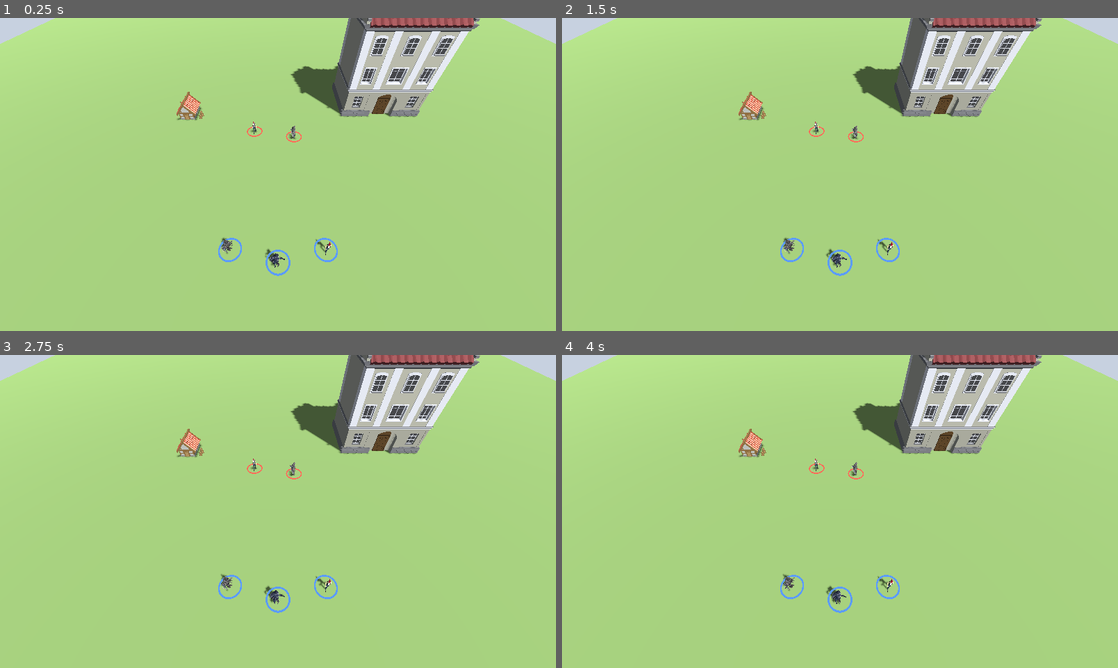
Above: before the commit, frames 1-4 (two rows, left to right).
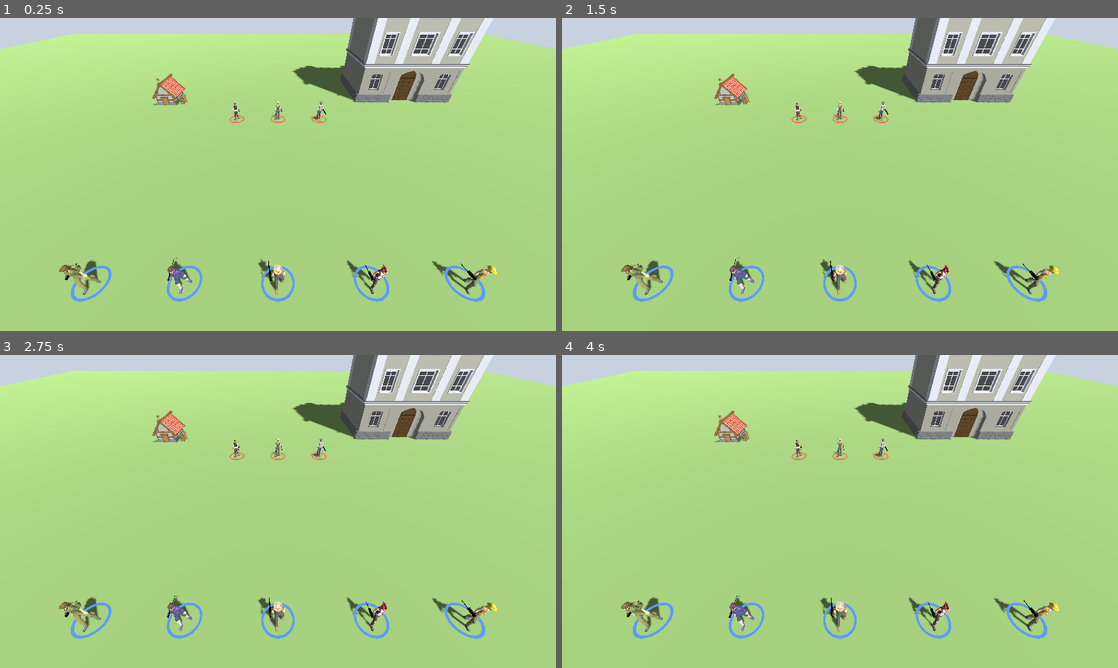
Above: after the commit, the same moments.

Repository: lemon558212/battlefield
Game: Godot game, scene res://scenes/Main.tscn
The game is run twice, just before and just after one commit, with the same random seed, the same clock (stepped at 60 frames per second) and the same inputs.
Inputs (mouse positions are in pixels of both pictures, inside the frame that each line leads up to):
- Up to frame 1 (0.25 s): no input
- Up to frame 2 (1.5 s): move the mouse to (962, 158) at 0.52 s; click (962, 158) at 0.67 s; drag from (728, 190) to (812, 237) at 1.27 s
- Up to frame 3 (2.75 s): move the mouse to (333, 442) at 2.02 s; click (333, 442) at 2.17 s
- Up to frame 4 (4 s): tap Enter at 2.75 s; drag from (812, 574) to (673, 464) at 2.77 s; tap Space at 3.5 s; move the mouse to (1006, 558) at 3.52 s; click (1006, 558) at 3.67 s

The runs differ from the first frame. In frame 1, 13% of the frame differs, in the area x 0-100%, y 0-91%; in frame 2, 13%; in frame 3, 13%; in frame 4, 13%.

Commit message:
feat(技術10+動畫12+美術11部): Godot P0 全量升級——①戰場身體改Quaternius(24動畫:Idle_Gun持槍/Idle_Gun_Pointing瞄準/Gun_Shoot射擊,遠勝tripo弱6動畫)②九兵種各專屬模型+兵種疊色③武器掛右手骨Wrist.R(程序化槍械,兵種決定槍型:狙擊加瞄具/AT火箭筒)④相機拉近⑤環對齊修正 | 一鍵啟動.bat×2 | selftest實跑驗證:8單位/動畫精確映射/武器可見。待微調:槍在手中相對變換/兵種裝備頭盔
Co-Authored-By: Claude Fable 5 <noreply@anthropic.com>

Diff:
--- a/godot/scripts/Main.gd
+++ b/godot/scripts/Main.gd
@@ -90,10 +90,12 @@
 	e.ambient_light_energy = 0.55
 	env.environment = e
 	add_child(env)
-	# 相機
+	# 相機（預設拉近，看得清單位）
 	cam = TacticalCamera.new()
 	add_child(cam)
-	cam.focus = Vector3(0, 0, 0)
+	cam.focus = Vector3(0, 0, 2)
+	cam.dist = 14.0
+	cam.pitch_deg = 42.0
 
 func _build_scenery() -> void:
 	for info in [["res://assets/models/house-b.glb", Vector3(-12, 0, -10)],
@@ -106,20 +108,46 @@
 		b.position = info[1]
 		b.scale = Vector3.ONE * 3.0
 
+# 兵種 → Quaternius 模型（各含 24 動畫）＋兵種色（微量疊色區分剪影）
+const CLASS_MODEL := {
+	"rifleman": "res://assets/models/chars/rifleman.glb",
+	"sniper": "res://assets/models/chars/sniper.glb",
+	"mg": "res://assets/models/chars/mg.glb",
+	"assault": "res://assets/models/chars/assault.glb",
+	"at": "res://assets/models/chars/at.glb",
+	"mortar": "res://assets/models/chars/mortar.glb",
+	"engineer": "res://assets/models/chars/engineer.glb",
+	"specops": "res://assets/models/chars/specops.glb",
+	"sam": "res://assets/models/chars/sam.glb",
+}
+const CLASS_TINT := {
+	"rifleman": Color(0.55, 0.75, 0.45), "sniper": Color(0.35, 0.45, 0.6),
+	"mg": Color(0.7, 0.5, 0.3), "assault": Color(0.75, 0.35, 0.3),
+	"at": Color(0.5, 0.4, 0.6), "mortar": Color(0.6, 0.6, 0.35),
+	"engineer": Color(0.4, 0.62, 0.55), "specops": Color(0.25, 0.25, 0.3),
+	"sam": Color(0.5, 0.55, 0.7),
+}
+
+func _make_unit(cls: String, side_i: int, pos: Vector3) -> Unit:
+	var path: String = CLASS_MODEL.get(cls, CLASS_MODEL["rifleman"])
+	var tint: Color = CLASS_TINT.get(cls, Color(0, 0, 0, 0))
+	var u := Unit.spawn(path, cls, side_i, tint)
+	add_child(u)
+	u.position = pos
+	u.rotation.y = 0.0 if side_i == 0 else PI
+	u.shot_fired.connect(_on_shot)
+	units.append(u)
+	return u
+
 func _spawn_units() -> void:
-	var defs := [
-		["res://assets/models/chars/rifleman-tripo.glb", "rifleman", 0, Vector3(-4, 0, 8)],
-		["res://assets/models/chars/sniper-tripo3.glb", "sniper", 0, Vector3(0, 0, 9)],
-		["res://assets/models/chars/assault.glb", "assault", 0, Vector3(4, 0, 8)],
-		["res://assets/models/chars/mg-tripo.glb", "mg", 1, Vector3(2, 0, -6)],
-		["res://assets/models/chars/assault.glb", "assault", 1, Vector3(-3, 0, -7)],
-	]
-	for d in defs:
-		var u := Unit.spawn(d[0], d[1], d[2])
-		add_child(u)
-		u.position = d[3]
-		u.shot_fired.connect(_on_shot)
-		units.append(u)
+	# 我方一排（多兵種展示動畫）
+	var mine := ["rifleman", "sniper", "mg", "assault", "engineer"]
+	for i in mine.size():
+		_make_unit(mine[i], 0, Vector3(-8 + i * 4.0, 0, 9))
+	# 敵方
+	var foes := ["assault", "mg", "at"]
+	for i in foes.size():
+		_make_unit(foes[i], 1, Vector3(-4 + i * 4.0, 0, -6))
 
 func _unhandled_input(event: InputEvent) -> void:
 	if event is InputEventMouseButton and event.pressed and event.button_index == MOUSE_BUTTON_LEFT:
--- a/godot/scripts/Unit.gd
+++ b/godot/scripts/Unit.gd
@@ -1,6 +1,7 @@
-# Unit.gd — 步兵/載具單位（GDD/13 P0）：glb 模型＋動畫狀態機（idle/walk/aim/shoot）
-# 動作合理化鐵則（記憶 feedback-realism-rule）在 Godot 版由 AnimationPlayer 原生保證：
-# 走路必踏步、開槍先舉槍後出彈、轉身面向目標。
+# Unit.gd — 步兵/載具單位（GDD/13）
+# 動作合理化（記憶 feedback-realism-rule）由 AnimationPlayer 原生保證：
+# 走路必踏步、瞄準舉槍(Idle_Gun_Pointing)、開火先舉槍後 Gun_Shoot、轉身面向目標。
+# 戰場身體＝Quaternius(24 動畫)；角色 identity 走 2D 立繪（人的靈魂在立繪，3D 是棋子）。
 class_name Unit
 extends Node3D
 
@@ -9,16 +10,30 @@
 const WALK_SPEED := 6.0
 const TURN_SPEED := 10.0
 
+# 語意動作 → Quaternius 片段名（優先），找不到再用 regex 泛匹配（相容 tripo/其他模型）
+const Q_MAP := {
+	"idle": "Idle_Gun", "walk": "Walk", "run": "Run",
+	"aim": "Idle_Gun_Pointing", "shoot": "Gun_Shoot", "run_shoot": "Run_Shoot",
+	"hit": "HitRecieve", "death": "Death", "wave": "Wave",
+}
+const RX_MAP := {
+	"idle": "(?i)idle", "walk": "(?i)walk", "run": "(?i)^run$|running",
+	"aim": "(?i)aim|point", "shoot": "(?i)shoot|fire|attack|gun",
+	"hit": "(?i)hit|receive", "death": "(?i)death|die", "wave": "(?i)wave",
+}
+
 var side: int = 0
 var cls: String = "rifleman"
+var unit_name: String = ""
 var anim: AnimationPlayer = null
-var anim_names := {}          # 語意名 → 實際片段名（regex 對表）
-var _move_target = null       # Vector3 或 null
-var _state := "idle"
+var anim_names := {}
+var _move_target = null
+var _shoot_target = null
+var _state := ""
 var _shoot_timer := 0.0
-var _shoot_target = null
-
-static func spawn(model_path: String, p_cls: String, p_side: int) -> Unit:
+var _busy_until := 0.0        # shoot/hit 播放鎖
+
+static func spawn(model_path: String, p_cls: String, p_side: int, tint: Color) -> Unit:
 	var u := Unit.new()
 	u.cls = p_cls
 	u.side = p_side
@@ -27,24 +42,28 @@
 		var model := packed.instantiate()
 		u.add_child(model)
 		u._fit_model(model)
-		u.anim = u._find_anim_player(model)
-		u._map_anims()
-	# 選取環
+		u._tint(model, tint)
+		var aps := model.find_children("*", "AnimationPlayer", true, false)
+		if not aps.is_empty():
+			u.anim = aps[0]
+			u._map_anims()
+		u._attach_weapon(model, p_cls)
+	# 腳下識別環
 	var ring := MeshInstance3D.new()
+	ring.name = "Ring"
 	var tor := TorusMesh.new()
-	tor.inner_radius = 0.85
-	tor.outer_radius = 1.0
+	tor.inner_radius = 0.62
+	tor.outer_radius = 0.72
 	ring.mesh = tor
-	ring.position.y = 0.05
-	var mat := StandardMaterial3D.new()
-	mat.albedo_color = Color(0.36, 0.61, 1.0) if p_side == 0 else Color(1.0, 0.42, 0.35)
-	mat.shading_mode = BaseMaterial3D.SHADING_MODE_UNSHADED
-	ring.material_override = mat
+	ring.position.y = 0.06
+	var rm := StandardMaterial3D.new()
+	rm.albedo_color = Color(0.36, 0.61, 1.0) if p_side == 0 else Color(1.0, 0.42, 0.35)
+	rm.shading_mode = BaseMaterial3D.SHADING_MODE_UNSHADED
+	ring.material_override = rm
 	u.add_child(ring)
 	return u
 
 func _fit_model(model: Node) -> void:
-	# 統一身高 ~1.8m、腳貼地、面向 -Z（Godot 前方）
 	var aabb := _merged_aabb(model)
 	if aabb.size.y > 0.01:
 		var k := 1.8 / aabb.size.y
@@ -55,89 +74,169 @@
 	var out := AABB()
 	var first := true
 	for m in node.find_children("*", "MeshInstance3D", true, false):
-		var b: AABB = (m as MeshInstance3D).get_aabb()
-		b = (m as MeshInstance3D).transform * b
-		if first:
-			out = b
-			first = false
-		else:
-			out = out.merge(b)
+		var mi := m as MeshInstance3D
+		var b: AABB = mi.get_aabb()
+		b = mi.global_transform.affine_inverse() * node.global_transform * (mi.transform * b) if false else (mi.transform * b)
+		if first: out = b; first = false
+		else: out = out.merge(b)
 	return out
 
-func _find_anim_player(model: Node) -> AnimationPlayer:
-	var found = model.find_children("*", "AnimationPlayer", true, false)
-	return found[0] if found.size() > 0 else null
+func _tint(model: Node, tint: Color) -> void:
+	# 兵種色：以微量疊色區分（不蓋掉貼圖），敵我另靠識別環
+	if tint.a <= 0.001:
+		return
+	for m in model.find_children("*", "MeshInstance3D", true, false):
+		var mi := m as MeshInstance3D
+		for si in mi.get_surface_override_material_count():
+			var base := mi.get_active_material(si)
+			if base is StandardMaterial3D:
+				var dup := (base as StandardMaterial3D).duplicate()
+				dup.albedo_color = dup.albedo_color.lerp(tint, 0.22)
+				mi.set_surface_override_material(si, dup)
+
+# 武器掛點（GDD/13）：把程序化槍械綁到右手骨 Wrist.R，隨骨架動畫一起動。
+# 兵種決定槍型（長度/口徑），讓剪影可辨。
+func _attach_weapon(model: Node, p_cls: String) -> void:
+	var sks := model.find_children("*", "Skeleton3D", true, false)
+	if sks.is_empty():
+		return
+	var sk := sks[0] as Skeleton3D
+	var bi := sk.find_bone("Wrist.R")
+	if bi < 0:
+		return
+	var ba := BoneAttachment3D.new()
+	ba.name = "WeaponMount"
+	sk.add_child(ba)
+	ba.bone_name = "Wrist.R"
+	var gun := _make_gun(p_cls)
+	ba.add_child(gun)
+	# 槍在手中的擺位（相對手骨；經 selftest 微調）
+	gun.position = Vector3(0.02, 0.0, 0.10)
+	gun.rotation_degrees = Vector3(0, 90, 8)
+
+func _make_gun(p_cls: String) -> Node3D:
+	var root := Node3D.new()
+	var dark := StandardMaterial3D.new()
+	dark.albedo_color = Color(0.11, 0.11, 0.12)
+	dark.metallic = 0.6
+	dark.roughness = 0.5
+	var wood := StandardMaterial3D.new()
+	wood.albedo_color = Color(0.28, 0.19, 0.12)
+	# 依兵種調整槍身/槍管尺寸
+	var body_len := 0.34
+	var barrel_len := 0.30
+	var barrel_r := 0.012
+	match p_cls:
+		"sniper": body_len = 0.40; barrel_len = 0.55; barrel_r = 0.010
+		"mg": body_len = 0.42; barrel_len = 0.42; barrel_r = 0.018
+		"at": body_len = 0.30; barrel_len = 0.62; barrel_r = 0.045   # 火箭筒
+		"mortar", "sam": body_len = 0.30; barrel_len = 0.50; barrel_r = 0.035
+		"rifleman", "assault", "specops", "engineer": body_len = 0.34; barrel_len = 0.34
+	var body := _box(0.05, 0.11, body_len, dark)
+	body.position.z = 0.0
+	root.add_child(body)
+	var barrel := _cyl(barrel_r, barrel_len, dark)
+	barrel.rotation_degrees.x = 90
+	barrel.position = Vector3(0, 0.02, body_len * 0.5 + barrel_len * 0.5)
+	root.add_child(barrel)
+	var grip := _box(0.04, 0.10, 0.05, wood)
+	grip.position = Vector3(0, -0.09, -body_len * 0.3)
+	root.add_child(grip)
+	if p_cls == "sniper":
+		var scope := _cyl(0.016, 0.12, dark)
+		scope.rotation_degrees.x = 90
+		scope.position = Vector3(0, 0.09, 0.05)
+		root.add_child(scope)
+	return root
+
+func _box(x: float, y: float, z: float, mat: Material) -> MeshInstance3D:
+	var mi := MeshInstance3D.new()
+	var m := BoxMesh.new()
+	m.size = Vector3(x, y, z)
+	mi.mesh = m
+	mi.material_override = mat
+	return mi
+
+func _cyl(r: float, h: float, mat: Material) -> MeshInstance3D:
+	var mi := MeshInstance3D.new()
+	var m := CylinderMesh.new()
+	m.top_radius = r
+	m.bottom_radius = r
+	m.height = h
+	mi.mesh = m
+	mi.material_override = mat
+	return mi
 
 func _map_anims() -> void:
-	if anim == null:
-		return
-	var pats := {
-		"idle": "(?i)idle", "walk": "(?i)walk", "run": "(?i)run",
-		"aim": "(?i)aim|point", "shoot": "(?i)shoot|fire|attack|gun",
-		"hit": "(?i)hit|receive", "death": "(?i)death|die", "crouch": "(?i)crouch"
-	}
-	for key in pats.keys():
+	if anim == null: return
+	var have := anim.get_animation_list()
+	for key in RX_MAP.keys():
+		# 1) Quaternius 精確名優先
+		if Q_MAP.has(key) and have.has(Q_MAP[key]):
+			anim_names[key] = Q_MAP[key]
+			continue
+		# 2) regex 泛匹配
 		var rx := RegEx.new()
-		rx.compile(pats[key])
-		for n in anim.get_animation_list():
+		rx.compile(RX_MAP[key])
+		for n in have:
 			if rx.search(n):
 				anim_names[key] = n
 				break
-	_play("idle")
-
-func _play(key: String, blend := 0.25) -> void:
-	if anim == null or not anim_names.has(key):
-		return
-	if _state == key and anim.is_playing():
-		return
+	_play("idle", 0.0)
+
+func _clip_len(key: String) -> float:
+	if anim and anim_names.has(key):
+		var a := anim.get_animation(anim_names[key])
+		if a: return a.length
+	return 0.5
+
+func _play(key: String, blend := 0.2) -> void:
+	if anim == null or not anim_names.has(key): return
+	if _state == key and anim.is_playing(): return
 	var clip: String = anim_names[key]
+	if key in ["idle", "walk", "run", "aim"]:
+		var a := anim.get_animation(clip)
+		if a: a.loop_mode = Animation.LOOP_LINEAR
 	anim.play(clip, blend)
-	# idle/walk 循環
-	if key == "idle" or key == "walk" or key == "run":
-		var a := anim.get_animation(clip)
-		if a:
-			a.loop_mode = Animation.LOOP_LINEAR
 	_state = key
 
 func move_to(p: Vector3) -> void:
 	_shoot_target = null
 	_move_target = Vector3(p.x, 0.0, p.z)
 
+func aim_at(target: Unit) -> void:
+	_move_target = null
+	_shoot_target = null
+	_face_towards(target.global_position, 0.5)
+	_play("aim", 0.18)
+
 func shoot_at(target: Unit) -> void:
-	# 合理化時序：轉身 → 舉槍(aim/或 shoot 起手) → 0.3s 後離膛（訊號給 Main 畫曳光）
+	# 合理化時序：轉身 → 舉槍(aim) → 0.3s 後 Gun_Shoot 並發曳光
 	_move_target = null
 	_shoot_target = target
 	_shoot_timer = 0.3
 	_face_towards(target.global_position, 1.0)
-	if anim_names.has("aim"):
-		_play("aim", 0.15)
-	else:
-		_play("shoot", 0.1)
+	_play("aim", 0.12)
 
 func _face_towards(p: Vector3, k: float) -> void:
 	var d := p - global_position
 	d.y = 0.0
-	if d.length() < 0.05:
-		return
-	var want := atan2(d.x, d.z)
-	rotation.y = lerp_angle(rotation.y, want, k)
+	if d.length() < 0.05: return
+	rotation.y = lerp_angle(rotation.y, atan2(d.x, d.z), k)
 
 func _process(delta: float) -> void:
+	var now := Time.get_ticks_msec() / 1000.0
 	if _shoot_target != null:
-		_face_towards(_shoot_target.global_position, 0.4)
+		_face_towards(_shoot_target.global_position, 0.5)
 		_shoot_timer -= delta
 		if _shoot_timer <= 0.0:
 			_play("shoot", 0.05)
-			var muzzle := global_position + Vector3(0, 1.35, 0)
-			var hitp: Vector3 = _shoot_target.global_position + Vector3(0, 1.2, 0)
-			shot_fired.emit(muzzle, hitp)
+			_busy_until = now + max(0.5, _clip_len("shoot"))
+			shot_fired.emit(global_position + Vector3(0, 1.35, 0),
+					_shoot_target.global_position + Vector3(0, 1.2, 0))
 			_shoot_target = null
-			# shoot 播完自動回 idle
-			if anim and anim_names.has("shoot"):
-				var len_s: float = anim.get_animation(anim_names["shoot"]).length
-				await get_tree().create_timer(max(0.4, len_s)).timeout
-				if _state == "shoot":
-					_play("idle")
+		return
+	if now < _busy_until:
 		return
 	if _move_target != null:
 		var d: Vector3 = _move_target - global_position
@@ -148,6 +247,6 @@
 			return
 		_face_towards(_move_target, TURN_SPEED * delta)
 		global_position += d.normalized() * WALK_SPEED * delta
-		_play("walk")
-	elif _state == "walk":
+		_play("run" if anim_names.has("run") else "walk")
+	elif _state == "shoot" or _state == "":
 		_play("idle")
Not shown, added: godot/aniprobe.gd.uid
Binary file added: godot/assets/models/bigbuilding.glb
Not shown, added: godot/assets/models/bigbuilding.glb.import
Not shown, added: godot/assets/models/chars/assault.glb.import
Not shown, added: godot/assets/models/chars/at.glb
Not shown, added: godot/assets/models/chars/at.glb.import
Not shown, added: godot/assets/models/chars/engineer.glb
Not shown, added: godot/assets/models/chars/engineer.glb.import
Not shown, added: godot/assets/models/chars/mg-tripo.glb.import
Binary file added: godot/assets/models/chars/mg-tripo_Color_e9108485-9f43-4c0b-9a3e-38072e7fc16d.jpg
Not shown, added: godot/assets/models/chars/mg-tripo_Color_e9108485-9f43-4c0b-9a3e-38072e7fc16d.jpg.import
Binary file added: godot/assets/models/chars/mg-tripo_NormalGL_e9108485-9f43-4c0b-9a3e-38072e7fc16d.jpg
(and 53 more such lines)
